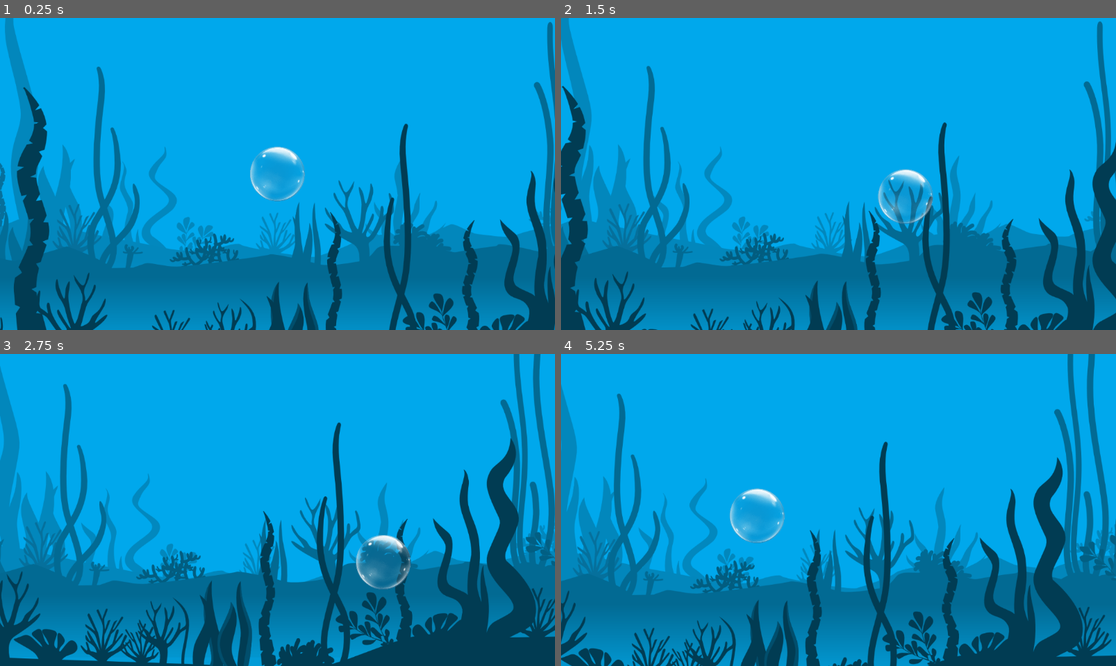
Above: before the commit, frames 1-4 (two rows, left to right).
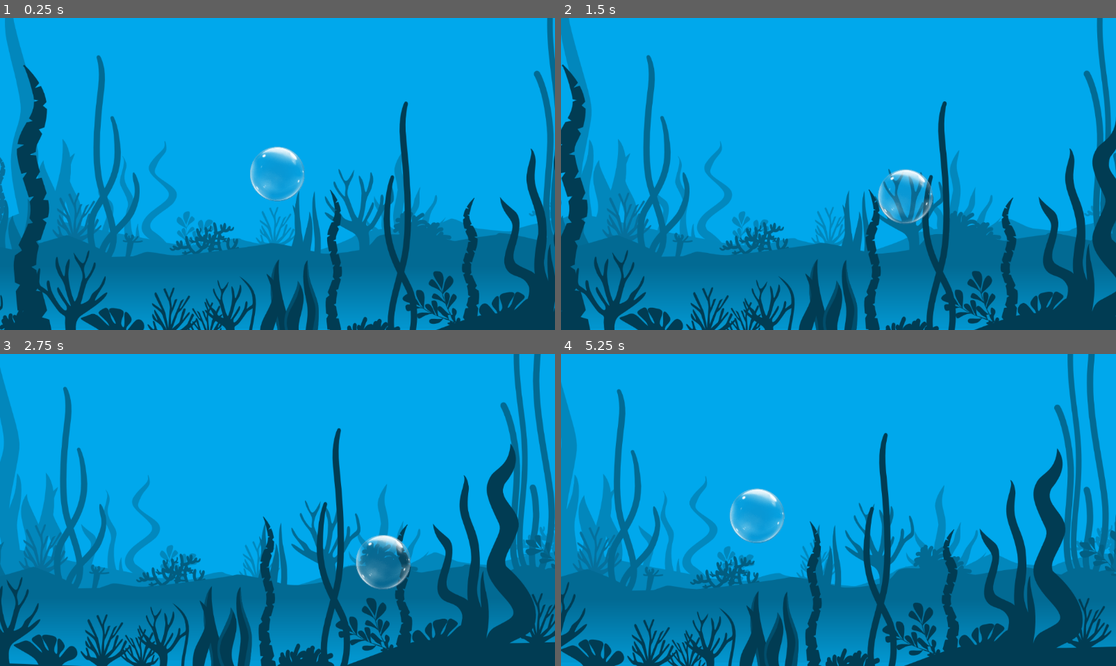
Above: after the commit, the same moments.

Repository: bagaretk/Game6PPL
Game: Godot game, scene res://main_game.tscn
Two runs of this game, one before a commit and one after it. Both use one fixed random seed, a clock stepped at 60 frames per second and the inputs below.
Inputs:
- Up to frame 1 (0.25 s): no input
- Up to frame 2 (1.5 s): tap Enter at 0.5 s; hold Right (ui_right) 0.53-1.28 s; hold Down (ui_down) from 1.28 s (still down)
- Up to frame 3 (2.75 s): release Down (ui_down) at 2.03 s; hold Right (ui_right) from 2.03 s (still down)
- Up to frame 4 (5.25 s): release Right (ui_right) at 2.78 s; hold Up (ui_up) 2.78-3.53 s; hold Left (ui_left) 3.53-5.03 s; hold Down (ui_down) from 5.03 s (still down)

The runs differ from the first frame. In frame 1, 19% of the frame differs, in the area x 0-100%, y 0-100%; in frame 2, 19%; in frame 3, 10%; in frame 4, 12%.

Commit message:
Animated bubbles

Diff:
--- a/Player_Movement.tscn
+++ b/Player_Movement.tscn
@@ -1,80 +1,73 @@
-[gd_scene load_steps=15 format=3 uid="uid://c54gow3u0auam"]
+[gd_scene load_steps=14 format=3 uid="uid://c54gow3u0auam"]
 
 [ext_resource type="Script" path="res://Scripts/player.gd" id="1_bvn0q"]
 [ext_resource type="Texture2D" uid="uid://c2xo3n7qyg7md" path="res://Resources/clear-deco-bubble-balloon-20-1pc-12298-p.png" id="2_xekwp"]
-[ext_resource type="Texture2D" uid="uid://doj8qfxn2j5mf" path="res://Resources/set-transparent-glass-globes-transparent-background-b.png" id="3_7bbnh"]
+[ext_resource type="Texture2D" uid="uid://gi0i8s0lgql0" path="res://Resources/animations/Untitled_design__1_-removebg-preview.png" id="3_0tydw"]
+[ext_resource type="Texture2D" uid="uid://bx16ay1536swv" path="res://Resources/animations/Untitled_design__2_-removebg-preview.png" id="4_3cnkn"]
+[ext_resource type="Texture2D" uid="uid://cepdttf6mnqeg" path="res://Resources/animations/Untitled_design__3_-removebg-preview.png" id="5_co462"]
+[ext_resource type="Texture2D" uid="uid://cd7bffd6ssp88" path="res://Resources/animations/Untitled_design__4_-removebg-preview.png" id="6_ah0q4"]
+[ext_resource type="Texture2D" uid="uid://yo1ku1slwuhr" path="res://Resources/animations/Untitled_design__5_-removebg-preview.png" id="7_057bj"]
+[ext_resource type="Texture2D" uid="uid://bnxc2aqnle21g" path="res://Resources/animations/Untitled_design__6_-removebg-preview.png" id="8_udeep"]
+[ext_resource type="Texture2D" uid="uid://bacblksx3oosr" path="res://Resources/animations/Untitled_design__7_-removebg-preview.png" id="9_akcca"]
+[ext_resource type="Texture2D" uid="uid://y83q20op2i0k" path="res://Resources/animations/Untitled_design__8_-removebg-preview.png" id="10_d58gw"]
+[ext_resource type="Texture2D" uid="uid://06q2cx531phv" path="res://Resources/animations/Untitled_design__9_-removebg-preview.png" id="11_p5f4u"]
 
 [sub_resource type="CircleShape2D" id="CircleShape2D_fh1j6"]
-
-[sub_resource type="AtlasTexture" id="AtlasTexture_8p6do"]
-atlas = ExtResource("3_7bbnh")
-region = Rect2(0, 0, 644, 769)
-
-[sub_resource type="AtlasTexture" id="AtlasTexture_ta2pi"]
-atlas = ExtResource("3_7bbnh")
-region = Rect2(644, 0, 644, 769)
-
-[sub_resource type="AtlasTexture" id="AtlasTexture_0c7r2"]
-atlas = ExtResource("3_7bbnh")
-region = Rect2(1288, 0, 644, 769)
-
-[sub_resource type="AtlasTexture" id="AtlasTexture_s0y2p"]
-atlas = ExtResource("3_7bbnh")
-region = Rect2(1932, 0, 644, 769)
-
-[sub_resource type="AtlasTexture" id="AtlasTexture_0jrpe"]
-atlas = ExtResource("3_7bbnh")
-region = Rect2(2576, 0, 644, 769)
-
-[sub_resource type="AtlasTexture" id="AtlasTexture_c0iei"]
-atlas = ExtResource("3_7bbnh")
-region = Rect2(3220, 0, 644, 769)
-
-[sub_resource type="AtlasTexture" id="AtlasTexture_rh35b"]
-atlas = ExtResource("3_7bbnh")
-region = Rect2(3864, 0, 644, 769)
-
-[sub_resource type="AtlasTexture" id="AtlasTexture_3xyqt"]
-atlas = ExtResource("3_7bbnh")
-region = Rect2(4508, 0, 644, 769)
-
-[sub_resource type="AtlasTexture" id="AtlasTexture_vxp4l"]
-atlas = ExtResource("3_7bbnh")
-region = Rect2(5152, 0, 644, 769)
 
 [sub_resource type="SpriteFrames" id="SpriteFrames_n4lro"]
 animations = [{
 "frames": [{
-"duration": 1.09,
-"texture": SubResource("AtlasTexture_8p6do")
+"duration": 1.0,
+"texture": ExtResource("3_0tydw")
 }, {
 "duration": 1.0,
-"texture": SubResource("AtlasTexture_ta2pi")
+"texture": ExtResource("4_3cnkn")
 }, {
 "duration": 1.0,
-"texture": SubResource("AtlasTexture_0c7r2")
+"texture": ExtResource("5_co462")
 }, {
 "duration": 1.0,
-"texture": SubResource("AtlasTexture_s0y2p")
+"texture": ExtResource("6_ah0q4")
 }, {
 "duration": 1.0,
-"texture": SubResource("AtlasTexture_0jrpe")
+"texture": ExtResource("7_057bj")
 }, {
 "duration": 1.0,
-"texture": SubResource("AtlasTexture_c0iei")
+"texture": ExtResource("8_udeep")
 }, {
 "duration": 1.0,
-"texture": SubResource("AtlasTexture_rh35b")
+"texture": ExtResource("9_akcca")
 }, {
 "duration": 1.0,
-"texture": SubResource("AtlasTexture_3xyqt")
+"texture": ExtResource("10_d58gw")
 }, {
 "duration": 1.0,
-"texture": SubResource("AtlasTexture_vxp4l")
+"texture": ExtResource("11_p5f4u")
+}, {
+"duration": 1.0,
+"texture": ExtResource("10_d58gw")
+}, {
+"duration": 1.0,
+"texture": ExtResource("9_akcca")
+}, {
+"duration": 1.0,
+"texture": ExtResource("8_udeep")
+}, {
+"duration": 1.0,
+"texture": ExtResource("7_057bj")
+}, {
+"duration": 1.0,
+"texture": ExtResource("6_ah0q4")
+}, {
+"duration": 1.0,
+"texture": ExtResource("5_co462")
+}, {
+"duration": 1.0,
+"texture": ExtResource("4_3cnkn")
 }],
 "loop": true,
 "name": &"default",
-"speed": 12.0
+"speed": 18.0
 }]
 
 [node name="Player" type="CharacterBody2D"]
@@ -82,7 +75,7 @@
 script = ExtResource("1_bvn0q")
 
 [node name="CollisionShape2D" type="CollisionShape2D" parent="."]
-scale = Vector2(5.75, 5.75)
+scale = Vector2(6.885, 6.885)
 shape = SubResource("CircleShape2D_fh1j6")
 
 [node name="Sprite2D" type="Sprite2D" parent="."]
@@ -91,15 +84,17 @@
 
 [node name="AnimatedSprite2D" type="AnimatedSprite2D" parent="."]
 visible = false
-scale = Vector2(0.23, 0.23)
+scale = Vector2(0.375, 0.375)
 sprite_frames = SubResource("SpriteFrames_n4lro")
 autoplay = "default"
-frame_progress = 0.52743
+frame_progress = 0.31246
 
 [node name="Camera2D" type="Camera2D" parent="AnimatedSprite2D"]
 position = Vector2(1.1958, 0)
 scale = Vector2(1.19565, 1.19565)
 zoom = Vector2(0.825, 0.825)
+limit_left = -10000
+limit_right = 10000
 limit_bottom = 820
 position_smoothing_enabled = true
 position_smoothing_speed = 0.5
--- a/Scripts/player.gd
+++ b/Scripts/player.gd
@@ -1,9 +1,13 @@
-#Player.gd
-
 extends CharacterBody2D
 
 const SPEED = 300.0
 const JUMP_VELOCITY = -400.0
+
+# Limitele de mișcare (modifică valorile pentru a se potrivi cu scena ta)
+const LIMIT_LEFT = -10000.0
+const LIMIT_RIGHT = 10000.0
+const LIMIT_TOP = -500000.0
+const LIMIT_BOTTOM = 800.0
 
 func _physics_process(delta: float) -> void:
 	# Obține direcția de intrare pe axele X și Y
@@ -16,3 +20,7 @@
 
 	# Aplica mișcarea
 	move_and_slide()
+
+	# Verifică și limitează poziția playerului
+	global_position.x = clamp(global_position.x, LIMIT_LEFT, LIMIT_RIGHT)
+	global_position.y = clamp(global_position.y, LIMIT_TOP, LIMIT_BOTTOM)
--- a/healthbubble.tscn
+++ b/healthbubble.tscn
@@ -1,17 +1,88 @@
-[gd_scene load_steps=4 format=3 uid="uid://cbe0y0kjfhfwt"]
+[gd_scene load_steps=14 format=3 uid="uid://cbe0y0kjfhfwt"]
 
 [ext_resource type="Script" path="res://Scripts/healthbubble.gd" id="1_5nbjy"]
 [ext_resource type="Texture2D" uid="uid://c2xo3n7qyg7md" path="res://Resources/clear-deco-bubble-balloon-20-1pc-12298-p.png" id="2_knurc"]
+[ext_resource type="Texture2D" uid="uid://gi0i8s0lgql0" path="res://Resources/animations/Untitled_design__1_-removebg-preview.png" id="3_8qs2d"]
+[ext_resource type="Texture2D" uid="uid://bx16ay1536swv" path="res://Resources/animations/Untitled_design__2_-removebg-preview.png" id="4_0d2fy"]
+[ext_resource type="Texture2D" uid="uid://cepdttf6mnqeg" path="res://Resources/animations/Untitled_design__3_-removebg-preview.png" id="5_guhxu"]
+[ext_resource type="Texture2D" uid="uid://cd7bffd6ssp88" path="res://Resources/animations/Untitled_design__4_-removebg-preview.png" id="6_c41p5"]
+[ext_resource type="Texture2D" uid="uid://yo1ku1slwuhr" path="res://Resources/animations/Untitled_design__5_-removebg-preview.png" id="7_w1mya"]
+[ext_resource type="Texture2D" uid="uid://bnxc2aqnle21g" path="res://Resources/animations/Untitled_design__6_-removebg-preview.png" id="8_f0a3n"]
+[ext_resource type="Texture2D" uid="uid://bacblksx3oosr" path="res://Resources/animations/Untitled_design__7_-removebg-preview.png" id="9_yt151"]
+[ext_resource type="Texture2D" uid="uid://y83q20op2i0k" path="res://Resources/animations/Untitled_design__8_-removebg-preview.png" id="10_u8nil"]
+[ext_resource type="Texture2D" uid="uid://06q2cx531phv" path="res://Resources/animations/Untitled_design__9_-removebg-preview.png" id="11_fxghy"]
 
 [sub_resource type="CircleShape2D" id="CircleShape2D_e2qhn"]
+
+[sub_resource type="SpriteFrames" id="SpriteFrames_ms70h"]
+animations = [{
+"frames": [{
+"duration": 1.0,
+"texture": ExtResource("3_8qs2d")
+}, {
+"duration": 1.0,
+"texture": ExtResource("4_0d2fy")
+}, {
+"duration": 1.0,
+"texture": ExtResource("5_guhxu")
+}, {
+"duration": 1.0,
+"texture": ExtResource("6_c41p5")
+}, {
+"duration": 1.0,
+"texture": ExtResource("7_w1mya")
+}, {
+"duration": 1.0,
+"texture": ExtResource("8_f0a3n")
+}, {
+"duration": 1.0,
+"texture": ExtResource("9_yt151")
+}, {
+"duration": 1.0,
+"texture": ExtResource("10_u8nil")
+}, {
+"duration": 1.0,
+"texture": ExtResource("11_fxghy")
+}, {
+"duration": 1.0,
+"texture": ExtResource("10_u8nil")
+}, {
+"duration": 1.0,
+"texture": ExtResource("9_yt151")
+}, {
+"duration": 1.0,
+"texture": ExtResource("8_f0a3n")
+}, {
+"duration": 1.0,
+"texture": ExtResource("7_w1mya")
+}, {
+"duration": 1.0,
+"texture": ExtResource("6_c41p5")
+}, {
+"duration": 1.0,
+"texture": ExtResource("5_guhxu")
+}, {
+"duration": 1.0,
+"texture": ExtResource("4_0d2fy")
+}],
+"loop": true,
+"name": &"default",
+"speed": 15.0
+}]
 
 [node name="HealthBubble" type="CharacterBody2D"]
 script = ExtResource("1_5nbjy")
 
 [node name="Sprite2D" type="Sprite2D" parent="."]
+visible = false
 scale = Vector2(0.12, 0.12)
 texture = ExtResource("2_knurc")
 
 [node name="CollisionShape2D" type="CollisionShape2D" parent="."]
 scale = Vector2(2.95, 2.95)
 shape = SubResource("CircleShape2D_e2qhn")
+
+[node name="AnimatedSprite2D" type="AnimatedSprite2D" parent="."]
+scale = Vector2(0.215, 0.215)
+sprite_frames = SubResource("SpriteFrames_ms70h")
+autoplay = "default"
--- a/main_game.tscn
+++ b/main_game.tscn
@@ -20,12 +20,12 @@
 motion_mirroring = Vector2(1920, 0)
 
 [node name="Sprite2D" type="Sprite2D" parent="CanvasLayer/ParallaxBackground/ParallaxLayer"]
-position = Vector2(1032.5, -3560)
-scale = Vector2(9.10469, 8.21482)
+position = Vector2(-349.999, -3560)
+scale = Vector2(10.5448, 8.21482)
 texture = ExtResource("2_t17dc")
 
 [node name="ParallaxLayer2" type="ParallaxLayer" parent="CanvasLayer/ParallaxBackground"]
-motion_scale = Vector2(0.25, 0.25)
+motion_scale = Vector2(0.25, 0.06)
 motion_offset = Vector2(9.19, 0)
 motion_mirroring = Vector2(1900, 0)
 
@@ -35,7 +35,7 @@
 texture = ExtResource("3_bo0de")
 
 [node name="ParallaxLayer3" type="ParallaxLayer" parent="CanvasLayer/ParallaxBackground"]
-motion_scale = Vector2(0.5, 0.5)
+motion_scale = Vector2(0.5, 0.12)
 motion_offset = Vector2(9.19, 0)
 motion_mirroring = Vector2(1900, 0)
 
@@ -45,6 +45,7 @@
 texture = ExtResource("4_pe02m")
 
 [node name="ParallaxLayer4" type="ParallaxLayer" parent="CanvasLayer/ParallaxBackground"]
+motion_scale = Vector2(1, 0.25)
 motion_offset = Vector2(9.19, 0)
 motion_mirroring = Vector2(1900, 0)
 
Binary file added: Resources/animations/Untitled_design__1_-removebg-preview.png
Not shown, added: Resources/animations/Untitled_design__1_-removebg-preview.png.import
Binary file added: Resources/animations/Untitled_design__2_-removebg-preview.png
Not shown, added: Resources/animations/Untitled_design__2_-removebg-preview.png.import
Binary file added: Resources/animations/Untitled_design__3_-removebg-preview.png
Not shown, added: Resources/animations/Untitled_design__3_-removebg-preview.png.import
Binary file added: Resources/animations/Untitled_design__4_-removebg-preview.png
Not shown, added: Resources/animations/Untitled_design__4_-removebg-preview.png.import
Binary file added: Resources/animations/Untitled_design__5_-removebg-preview.png
Not shown, added: Resources/animations/Untitled_design__5_-removebg-preview.png.import
Binary file added: Resources/animations/Untitled_design__6_-removebg-preview.png
Not shown, added: Resources/animations/Untitled_design__6_-removebg-preview.png.import
(and 6 more such lines)
